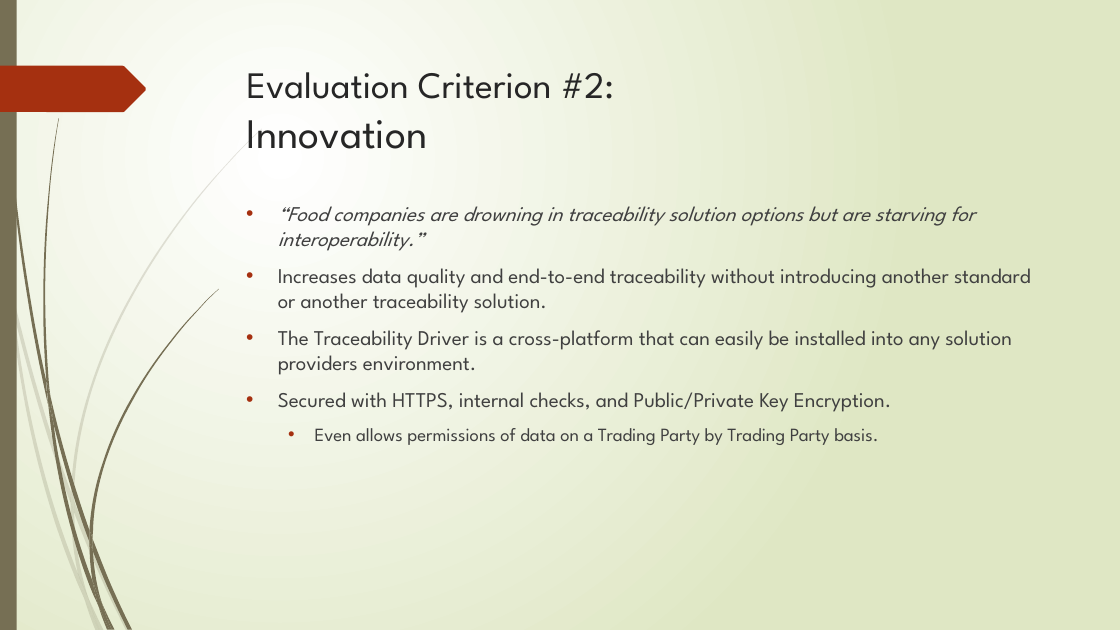
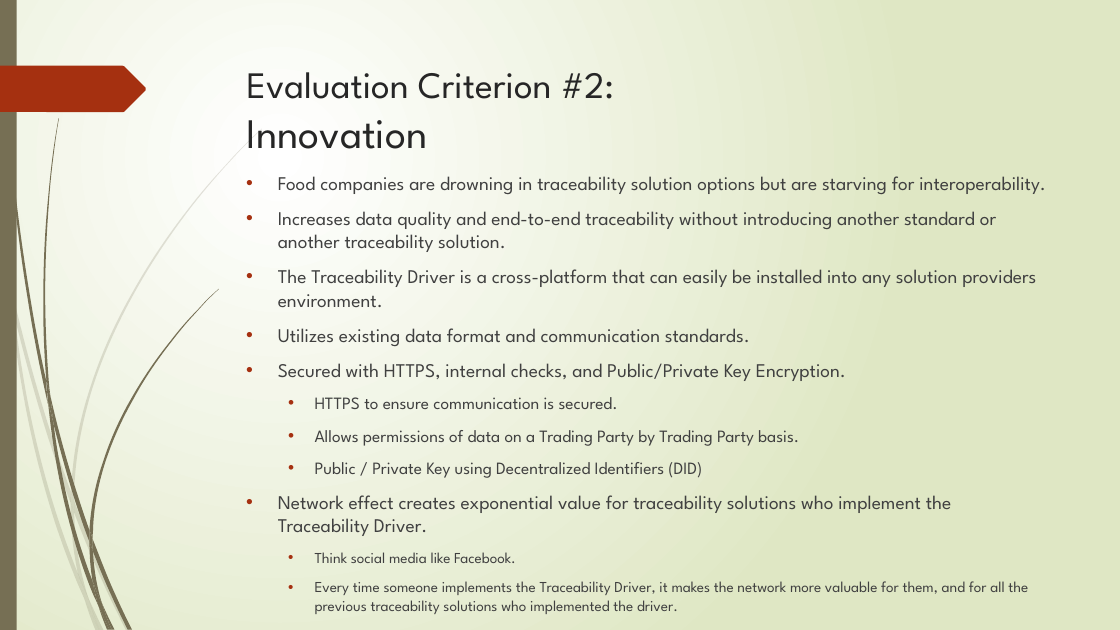
Before and after one commit to TraceabilityInternet/TraceabilityDriver, a slide deck: slide 7 of FDAPresentation.pptx. Drawn at 1120x630 pixels with LibreOffice and Linux fonts; fonts in the diff are those of the drawing. Boxes give left, top, right and bottom in pixels: in the first picture for what was removed or moved away, otherwise in the second. Text is boxed around its words. In the diff, an @@ line names an element or a change of style, - is before the commit and + after.

```diff
--- a/FDAPresentation.pptx
+++ b/FDAPresentation.pptx
@@ text "Food companies are drowning in ...": place and size @@
-text "Food companies are drowning in ..." at box(278, 206, 1031, 445)
+text "Food companies are drowning in ..." at box(278, 176, 1046, 614)
@@ text at box(278, 176, 1046, 194): text changed; size 18 to 16.6 pt; italic off @@
-• “Food companies are drowning in traceability solution options but are starving for interoperability.”
+• Food companies are drowning in traceability solution options but are starving for interoperability.
@@ text at box(278, 211, 1036, 381): size 18 to 16.6 pt in "Increases data quality and end-to-end traceability without ...", "The Traceability Driver is a cross-platform that ...", "Secured with HTTPS, internal checks, and Public/Private ..." @@
@@ text at box(278, 328, 750, 346): paragraph added @@
+• Utilizes existing data format and communication standards.
@@ text at box(278, 397, 1028, 614): text changed; size 16 to 12.9 pt @@
-  • Even allows permissions of data on a Trading Party by Trading Party basis.
+  • HTTPS to ensure communication is secured.
+  • Allows permissions of data on a Trading Party by Trading Party basis.
+  • Public / Private Key using Decentralized Identifiers (DID)
+• Network effect creates exponential value for traceability solutions who implement the Traceability Driver.
+  • Think social media like Facebook.
+  • Every time someone implements the Traceability Driver, it makes the network more valuable for them, and for all the previous traceability solutions who implemented the driver.
```
Also in this commit, not shown: 8 other slides changed, 39 other files.
